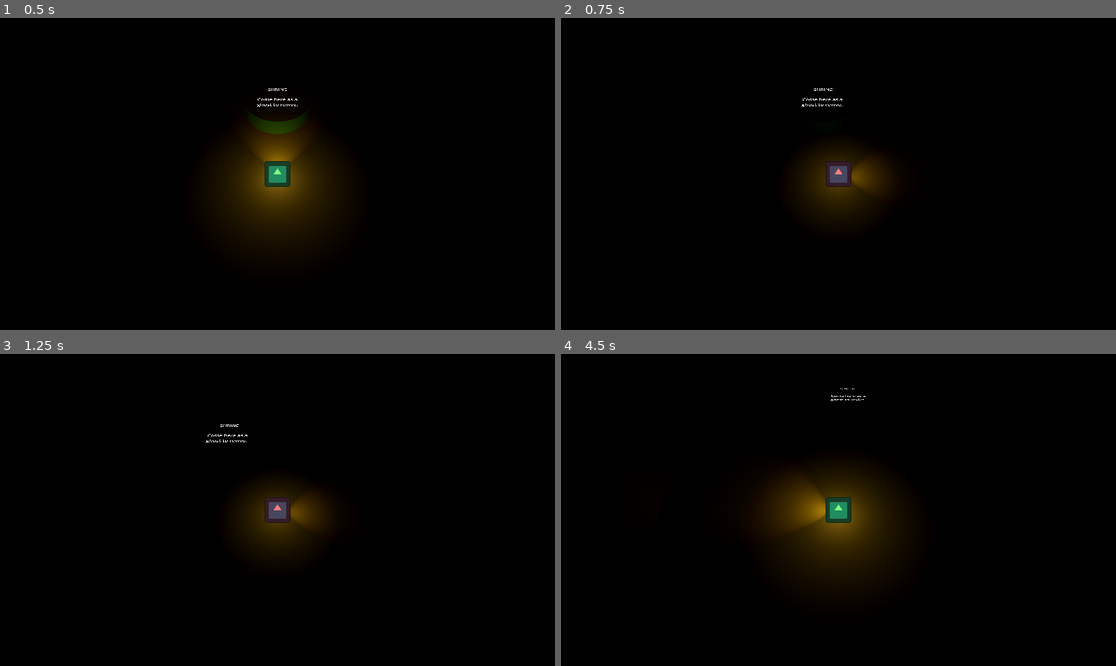
Above: before the commit, frames 1-4 (two rows, left to right).
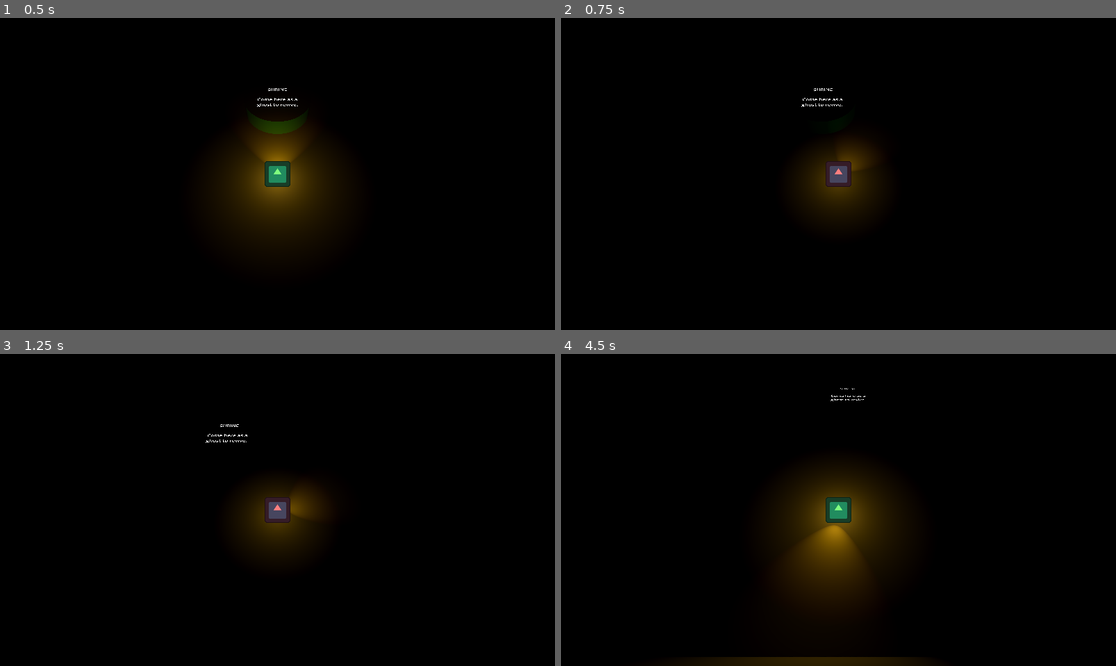
Above: after the commit, the same moments.

Repository: Rusty-Rat-Studios/dead-living-and-dying
Game: Godot game, scene res://game.tscn
Two runs of this game, one before a commit and one after it. Both use one fixed random seed, a clock stepped at 60 frames per second and the inputs below. The engine's default icon, where the game draws it, is replaced by a stand-in: a white triangle on a blue panel in a dark square.
Inputs (mouse positions are in pixels of both pictures, inside the frame that each line leads up to):
- Up to frame 1 (0.5 s): no input
- Up to frame 2 (0.75 s): tap Enter at 0.5 s; move the mouse to (960, 158) at 0.52 s; hold Right (ui_right) from 0.53 s (still down); tap Tab at 0.6 s
- Up to frame 3 (1.25 s): keep holding Right (ui_right)
- Up to frame 4 (4.5 s): move the mouse to (727, 525) at 1.27 s; release Right (ui_right) at 1.28 s; hold Down (ui_down) 1.28-2.03 s; tap Tab every 0.75 s from 1.35 to 4.35 s; move the mouse to (894, 441) at 2.02 s; hold Right (ui_right) 2.03-2.78 s; move the mouse to (810, 572) at 2.77 s; hold Up (ui_up) 2.78-3.53 s; move the mouse to (1005, 556) at 3.52 s; hold Left (ui_left) from 3.53 s (still down); move the mouse to (672, 463) at 4.27 s

Frame 1 is identical in both runs. In frame 2, 0.4% of the frame differs, in the area x 50-58%, y 42-55%; in frame 3, less than 0.1%; in frame 4, 3.2%, in the area x 25-63%, y 42-100%.

Commit message:
Refactor point_spotlight() to set_light_target() and rotate_to_target()

Diff:
--- a/player/player.gd
+++ b/player/player.gd
@@ -4,9 +4,15 @@
 # used to set cooldown timer
 const HIT_COOLDOWN: float = 2.0
 
+# base turning speed; can be modified to add acceleration, etc
+const ROTATION_SPEED: float = 2
+
 var state_machine: Node
 # used to check whether mouse or controller was last used to look around
 var last_mouse_pos: Vector2
+
+# store the location of the last direction-input (mouse or right-joystick)
+@onready var light_target: Vector3 = Vector3.ZERO
 
 @onready var hit_cooldown_active: bool = false
 @onready var speed: float = 6.0
@@ -28,7 +34,8 @@
 
 # gdlint:ignore = unused-argument
 func _process(delta: float) -> void:
-	point_spotlight()
+	set_light_target()
+	rotate_to_target(delta)
 
 
 func _physics_process(delta: float) -> void:
@@ -63,7 +70,7 @@
 	move_and_slide()
 
 
-func point_spotlight() -> void:
+func set_light_target() -> void:
 	var light_direction: Vector2
 	# check for analog input
 	var input_dir: Vector2 = Focus.input_get_vector(
@@ -88,9 +95,21 @@
 			# no input, do not move light
 			return
 
-	var light_target: Vector3 = Vector3(light_direction.x, 1, light_direction.y)
-	# point light, ensuring parallel with floor
-	$LightOffset.look_at(light_target)
+	light_target = Vector3(light_direction.x, 1, light_direction.y)
+
+
+func rotate_to_target(delta: float) -> void:
+	var light_target_xz: Vector3 = Vector3(light_target.x, 0, light_target.z).normalized()
+	var current_rotation: float = $LightOffset.rotation.y
+	var target_rotation: float = Vector3.FORWARD.signed_angle_to(light_target_xz, Vector3.UP)
+
+	# interpolate the rotation angle from current to target
+	var new_rotation: float = lerp_angle(current_rotation, target_rotation, ROTATION_SPEED * delta)
+	$LightOffset.rotation.y = new_rotation
+
+	# stop rotating when close enough
+	if abs(new_rotation - target_rotation) < 0.01:
+		$LightOffset.rotation.y = target_rotation
 
 
 func _on_player_hurt() -> void:
